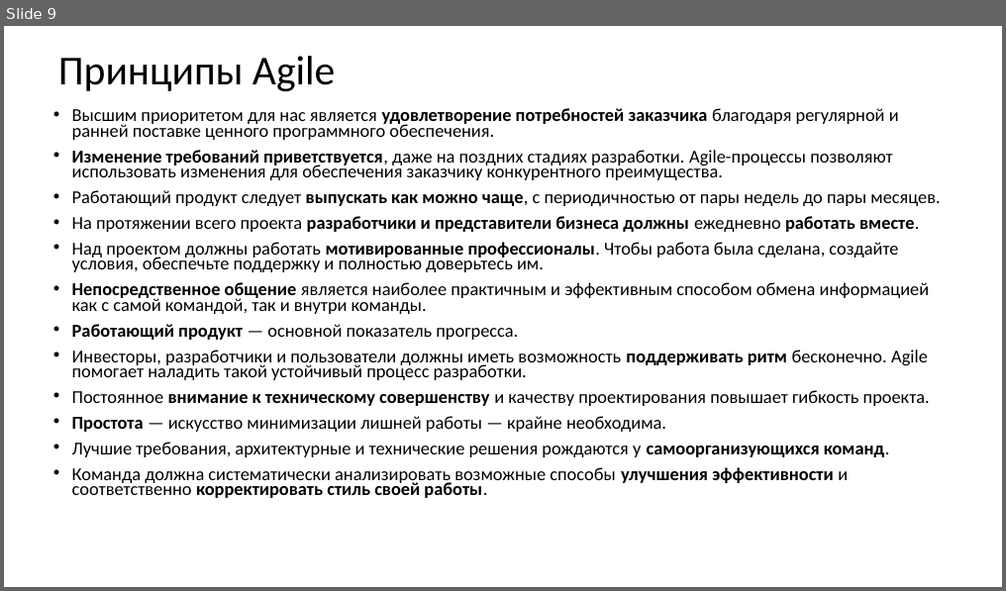
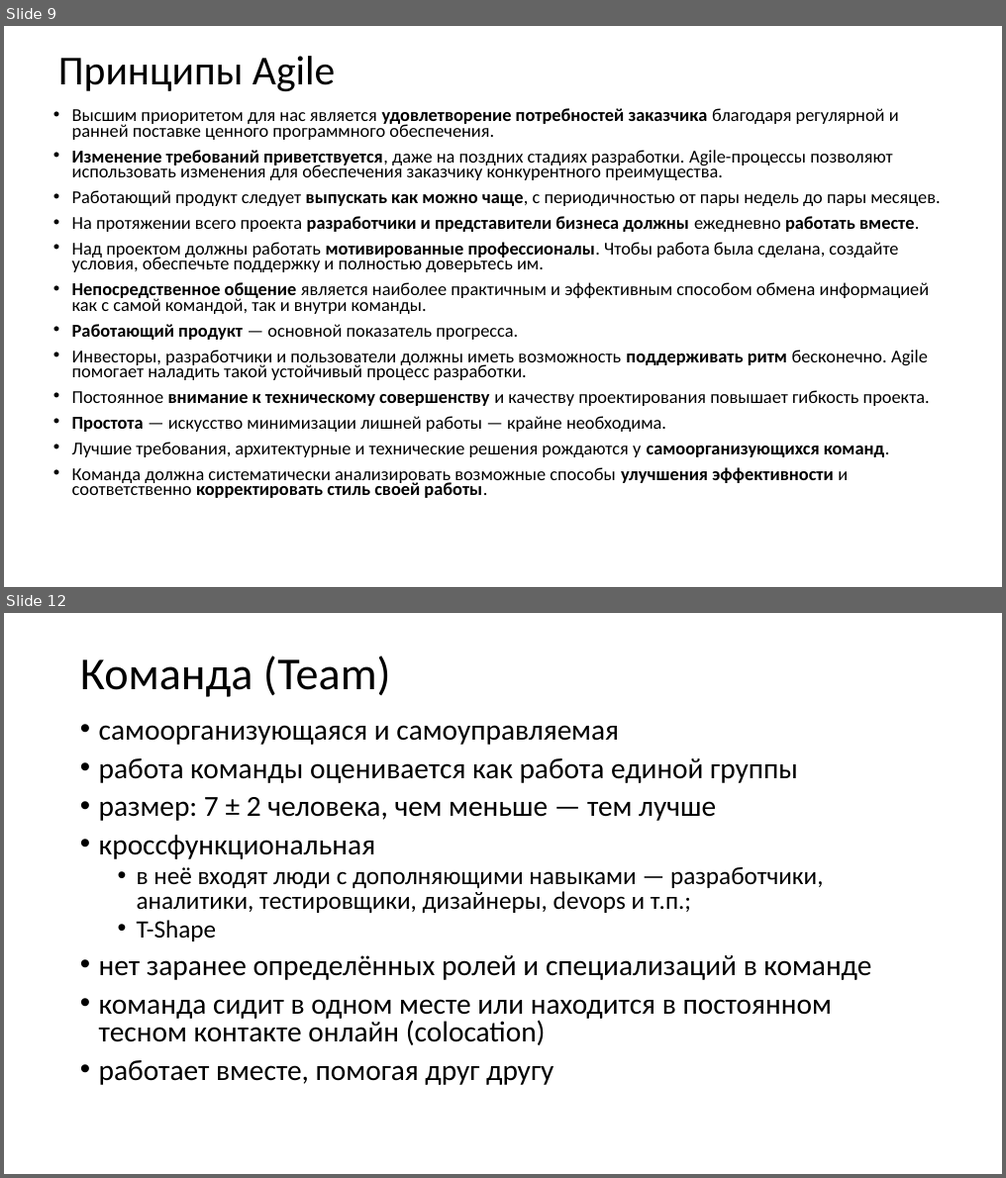
Before and after one commit to xtrueman/soft_dev_mgmt_course, a slide deck: slides/01-SCRUM.pptx. Shown one above the other, each under a label of ours: slide 9 before the commit, slides 9 and 12 after it; the slides between them are not shown. The pictures are 1006x591 and 1006x1178 pixels, drawn with LibreOffice and Linux fonts; fonts in the diff are those of the drawing. Boxes give left, top, right and bottom in pixels: in the first picture for what was removed or moved away, otherwise in the second. Text is boxed around its words. In the diff, an @@ line names an element or a change of style, - is before the commit and + after.

```diff
--- a/slides/01-SCRUM.pptx
+++ b/slides/01-SCRUM.pptx
@@ slide 12 added at <box>4,613,1002,1174</box>, background #FFFFFF @@
@@ title added at <box>80,656,391,697</box>, 44 pt, text #000000 @@
+Команда (Team)
@@ text added at <box>99,725,871,1085</box>, 28 pt, text #000000 @@
+• самоорганизующаяся и самоуправляемая
+• работа команды оценивается как работа единой группы
+• размер: 7 ± 2 человека, чем меньше — тем лучше
+• кроссфункциональная
+  • в неё входят люди с дополняющими навыками — разработчики, аналитики, тестировщики, дизайнеры, devops и т.п.;
+  • T-Shape
+• нет заранее определённых ролей и специализаций в команде
+• команда сидит в одном месте или находится в постоянном тесном контакте онлайн (colocation)
+• работает вместе, помогая друг другу
```
Also in this commit, not shown: 3 other slides added, 2 other files.
